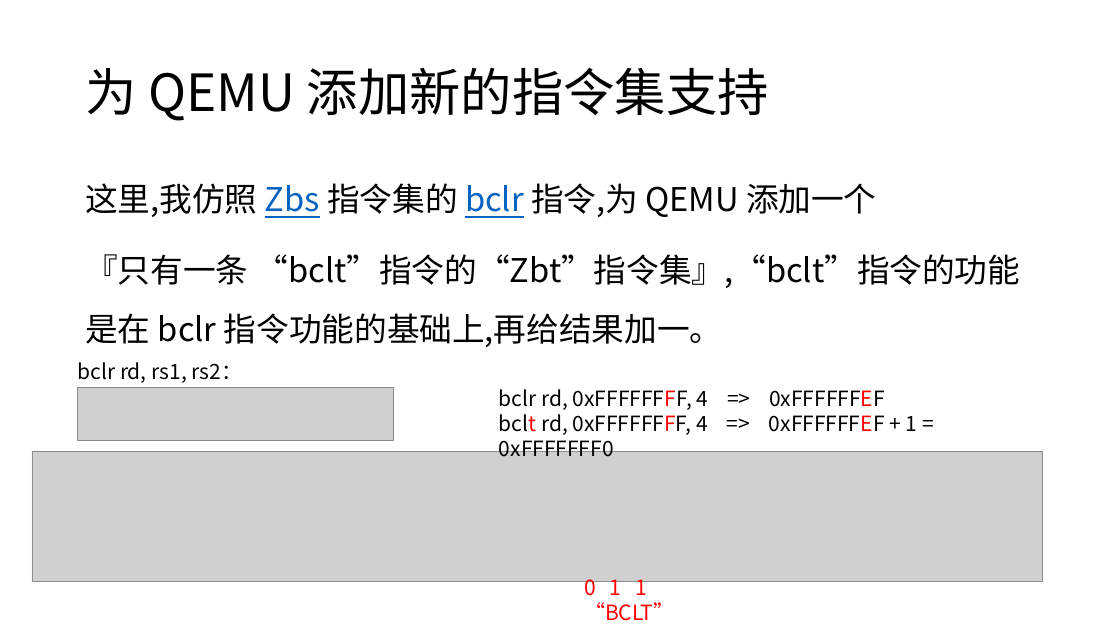
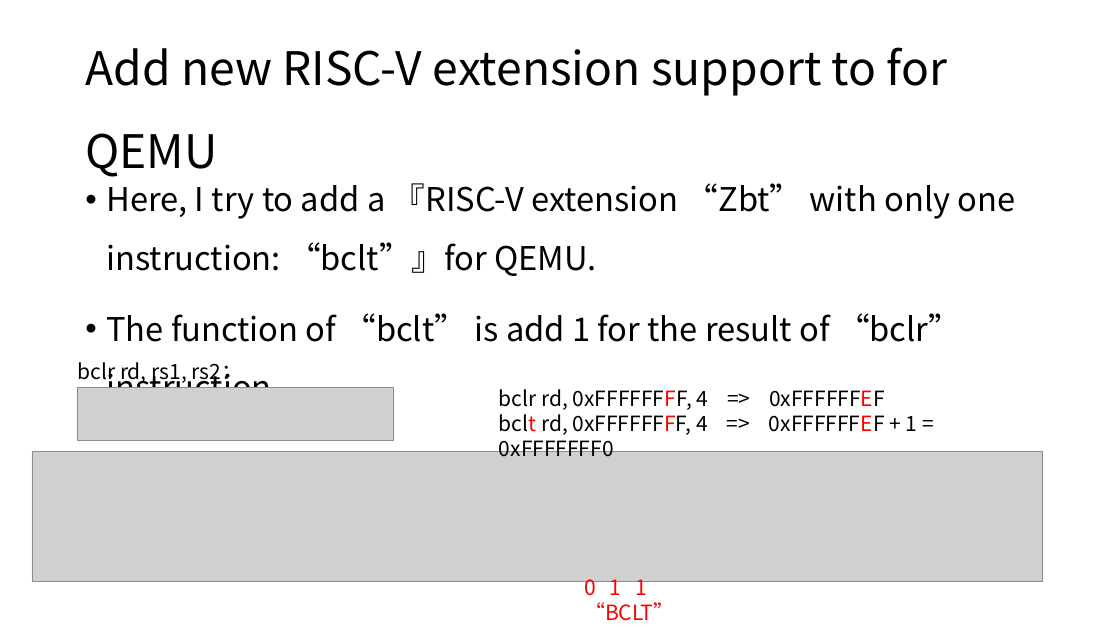
Before and after one commit to dajunHuang/notes, a slide deck: slide 6 of QEMU 支持指令集及扩展方法.pptx (slide 8 before the commit). Drawn at 1120x630 pixels with LibreOffice and Linux fonts; fonts in the diff are those of the drawing; grey boxes stand for pictures. Boxes give left, top, right and bottom in pixels: in the first picture for what was removed or moved away, otherwise in the second. Text is boxed around its words. In the diff, an @@ line names an element or a change of style, - is before the commit and + after.

```diff
--- a/QEMU 支持指令集及扩展方法.pptx
+++ b/QEMU 支持指令集及扩展方法.pptx
@@ title at (85, 47, 947, 177): text changed; size 44 to 39.6 pt @@
-为 QEMU 添加新的指令集支持
+Add new RISC-V extension support to for QEMU
@@ text at (106, 183, 1016, 388): text changed @@
-这里,我仿照 Zbs 指令集的 bclr 指令,为 QEMU 添加一个
-『只有一条 “bclt”指令的“Zbt”指令集』,“bclt”指令的功能是在 bclr 指令功能的基础上,再给结果加一。
+• Here, I try to add a 『RISC-V extension “Zbt” with only one instruction: “bclt”』for QEMU.
+• The function of “bclt” is add 1 for the result of “bclr” instruction
```
Also in this commit, not shown: 8 other slides changed, 3 slides added, 7 slides removed, 10 other files.
